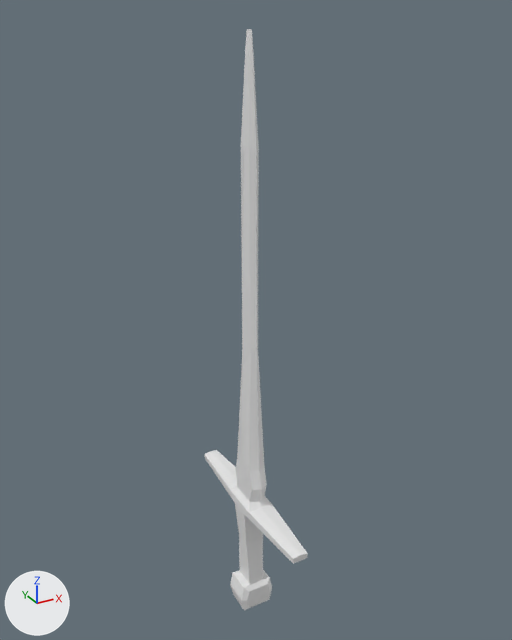
An edit to the FBX model Assets/Models/sword.fbx, drawn before and after from the same camera.
Before and after are seen from a camera (50 mm lens) standing at (-10.6, -19.6, 21.6) and looking at (0.5, 0.4, 11.6). Arrows for +X, +Y and +Z are at lower left; the lights stay in place.

Names of what the first picture shows: 'Sword'.
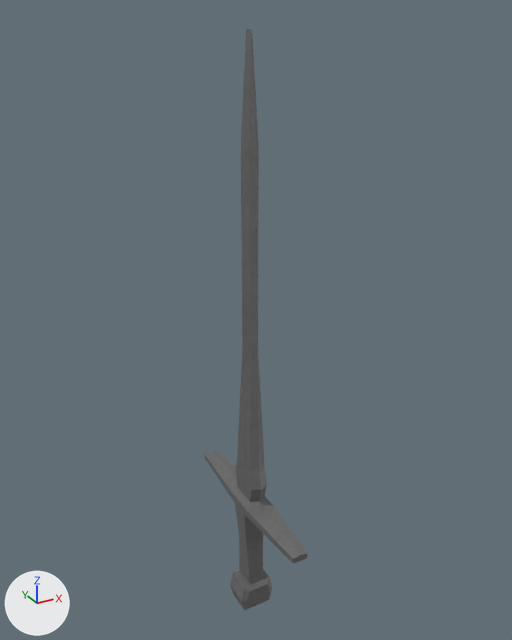
Edits to the bpy script that builds the scene:
```text
Add img_sword_png:
    img_sword_png = load_image('sword.png', '../Textures/sword.png', 124, 124, 'sRGB')
Add mat_material_001:
    mat_material_001 = principled_material('Material.001')
    mat_material_001.texture = img_sword_png
Change me_cube_002:
    where me_cube_002.from_pydata(...)  # 158 vertices, 156 faces; spans x -0.7..0.7, y -3.6..3.6, z -0.6..21.1
    add me_cube_002.materials.append(mat_material_001)  # picture img_sword_png
```

What differs and where, as boxes (x1, y1, x2, y2) in the pictures (512 x 640 px):
'Sword', recoloured: (205, 29, 308, 610) in both
